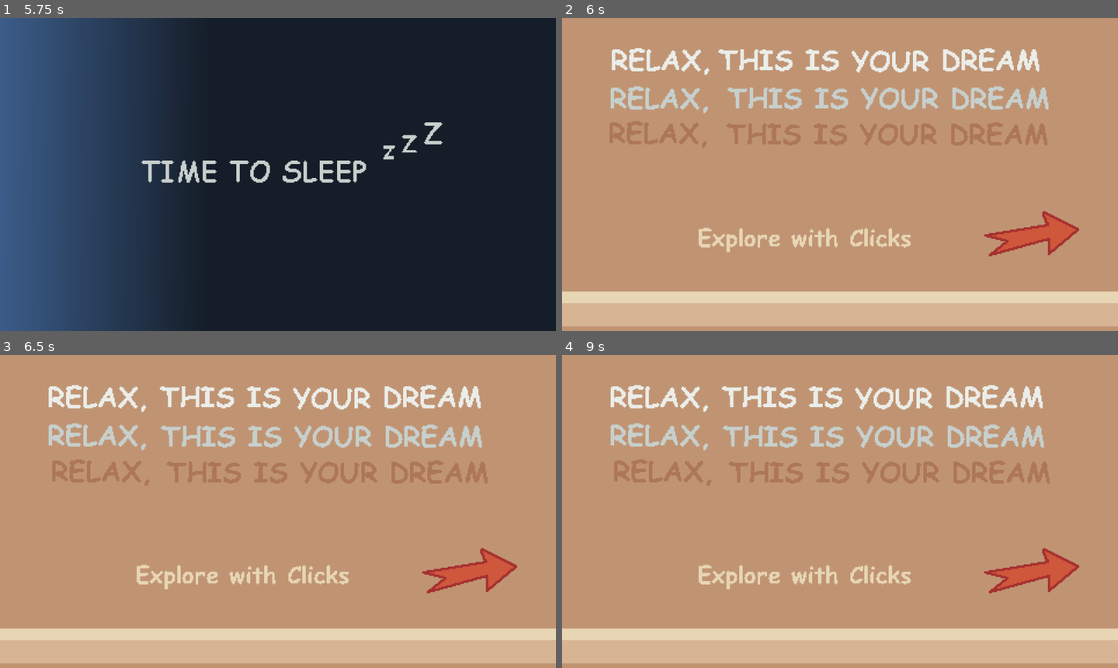
Above: before the commit, frames 1-4 (two rows, left to right).
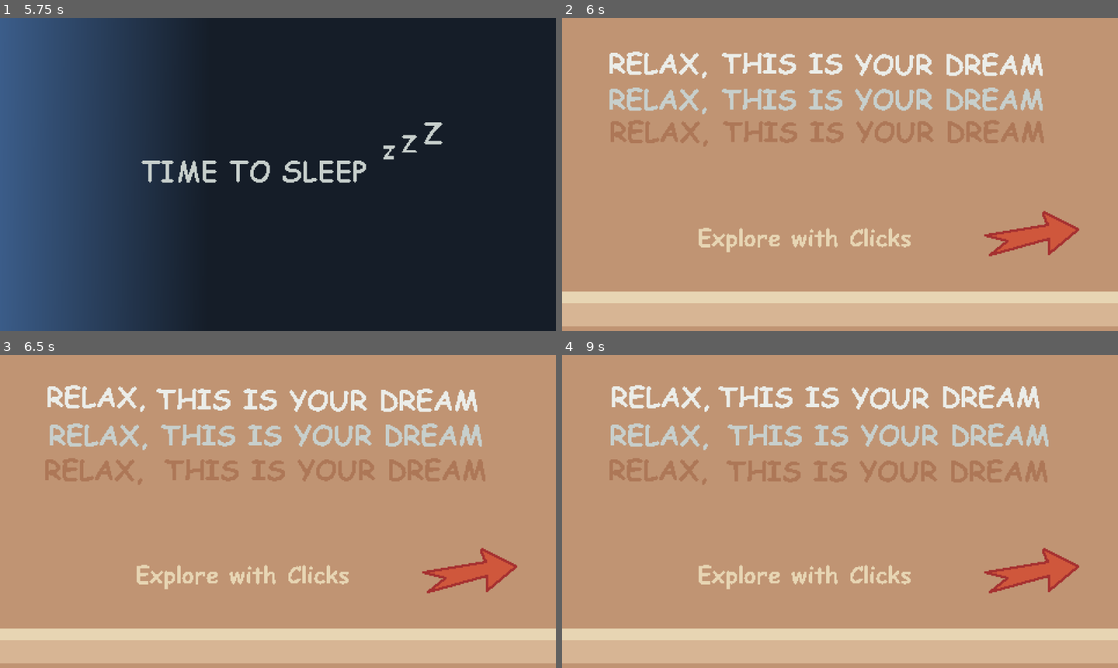
Above: after the commit, the same moments.

Repository: yjin910517/the-comfort-zone
Game: Godot game, scene res://Scenes/Main.tscn
Same seed, same stepped clock (60 frames per second), same inputs: the game is played once before the commit and once after it.
Inputs (mouse positions are in pixels of both pictures, inside the frame that each line leads up to):
- Up to frame 1 (5.75 s): move the mouse to (400, 158) at 0.52 s; hold Right (ui_right) 0.53-1.28 s; click (400, 158) at 0.67 s; tap Enter at 1.25 s; move the mouse to (166, 190) at 1.27 s; hold Down (ui_down) 1.28-2.03 s; move the mouse to (333, 105) at 2.02 s; hold Right (ui_right) 2.03-2.78 s; move the mouse to (250, 237) at 2.77 s; hold Up (ui_up) 2.78-3.53 s; click (250, 237) at 2.92 s; move the mouse to (444, 221) at 3.52 s; hold Left (ui_left) 3.53-5.03 s; move the mouse to (111, 127) at 4.27 s; move the mouse to (305, 174) at 5.02 s; hold Down (ui_down) from 5.03 s (still down); click (305, 174) at 5.17 s
- Up to frame 2 (6 s): tap Space at 5.75 s; move the mouse to (756, 96) at 5.77 s; release Down (ui_down) at 5.78 s; hold Right (ui_right) from 5.78 s (still down)
- Up to frame 3 (6.5 s): keep holding Right (ui_right)
- Up to frame 4 (9 s): move the mouse to (962, 495) at 6.52 s; release Right (ui_right) at 6.53 s; hold Up (ui_up) 6.53-7.25 s; click (1029, 570) at 7.25 s; move the mouse to (728, 527) at 8.02 s; hold Right (ui_right) 8.03-8.75 s; click (728, 527) at 8.17 s; click (600, 599) at 8.75 s

Frame 1 is identical in both runs. In frame 2, 7.8% of the frame differs, in the area x 8-88%, y 9-42%; in frame 3, 5.6%; in frame 4, 6.2%.

Commit message:
fixed the randomization issue and improved more ux details

Diff:
--- a/godot-project/Scenes/SpawnRoom.tscn
+++ b/godot-project/Scenes/SpawnRoom.tscn
@@ -54,7 +54,7 @@
 }],
 "loop": true,
 "name": &"spawn",
-"speed": 3.0
+"speed": 2.0
 }, {
 "frames": [{
 "duration": 1.0,
@@ -84,6 +84,21 @@
 "name": &"tutorial",
 "speed": 5.0
 }]
+
+[sub_resource type="Animation" id="Animation_pigab"]
+length = 0.001
+tracks/0/type = "value"
+tracks/0/imported = false
+tracks/0/enabled = true
+tracks/0/path = NodePath(".:modulate")
+tracks/0/interp = 1
+tracks/0/loop_wrap = true
+tracks/0/keys = {
+"times": PackedFloat32Array(0),
+"transitions": PackedFloat32Array(1),
+"update": 0,
+"values": [Color(1, 1, 1, 1)]
+}
 
 [sub_resource type="Animation" id="Animation_u0mtp"]
 resource_name = "fade"
@@ -102,21 +117,6 @@
 "values": [Color(1, 1, 1, 0), Color(1, 1, 1, 1), Color(1, 1, 1, 1), Color(1, 1, 1, 0), Color(1, 1, 1, 0)]
 }
 
-[sub_resource type="Animation" id="Animation_pigab"]
-length = 0.001
-tracks/0/type = "value"
-tracks/0/imported = false
-tracks/0/enabled = true
-tracks/0/path = NodePath(".:modulate")
-tracks/0/interp = 1
-tracks/0/loop_wrap = true
-tracks/0/keys = {
-"times": PackedFloat32Array(0),
-"transitions": PackedFloat32Array(1),
-"update": 0,
-"values": [Color(1, 1, 1, 1)]
-}
-
 [sub_resource type="AnimationLibrary" id="AnimationLibrary_0335c"]
 _data = {
 "RESET": SubResource("Animation_pigab"),
--- a/godot-project/Scripts/cliff_room.gd
+++ b/godot-project/Scripts/cliff_room.gd
@@ -83,9 +83,12 @@
 
 	# stop and choose result
 	flip_icon.stop()
-	var rng = RandomNumberGenerator.new()
-	rng.randomize()
-	var result_frame = rng.randi_range(0, 1)
+	var random_f = randf()
+	var result_frame
+	if random_f <= 0.5:
+		result_frame = 0
+	else:
+		result_frame = 1
 	flip_icon.frame = result_frame
 	flip_text.frame = result_frame
 	flip_text.show()
--- a/godot-project/Scripts/door.gd
+++ b/godot-project/Scripts/door.gd
@@ -6,6 +6,7 @@
 
 @onready var sprite = $Sprite2D
 @onready var click_detect = $Sprite2D/ClickDetect
+@onready var anime = $AnimationPlayer
 
 
 var outcome
@@ -15,6 +16,9 @@
 func _ready() -> void:
 
 	click_detect.connect("gui_input", Callable(self, "_on_door_gui_input"))
+
+	var start_pt = randf() * 2
+	anime.seek(start_pt, true)
 
 
 
--- a/godot-project/Scripts/finale.gd
+++ b/godot-project/Scripts/finale.gd
@@ -12,9 +12,6 @@
 
 	token.hide()
 
-	# test
-	start_finale_scene()
-
 
 func start_finale_scene():
 	dialogue_box.start_dialogue()
--- a/godot-project/Scripts/locker_room.gd
+++ b/godot-project/Scripts/locker_room.gd
@@ -56,7 +56,7 @@
 	[
 		Vector2(46,140),
 		Vector2(236,90),
-		Vector2(400,208),
+		Vector2(400,190),
 		Vector2(580,120),
 		Vector2(760,170)
 	]
--- a/godot-project/Scripts/main.gd
+++ b/godot-project/Scripts/main.gd
@@ -89,6 +89,9 @@
 	finale_room.hide()
 	wakeup_scene.hide()
 
+	# randomize once for the whole game session
+	randomize()
+
 
 func _on_token_delivered(room_name):
 	token_collection[room_name] += 1
--- a/godot-project/project.godot
+++ b/godot-project/project.godot
@@ -10,7 +10,7 @@
 
 [application]
 
-config/name="The Comfort Zone"
+config/name="The Dreamers Echo"
 run/main_scene="res://Scenes/Main.tscn"
 config/features=PackedStringArray("4.3", "Forward Plus")
 config/icon="res://icon.svg"
Not shown, added: godot-project/export_presets.cfg
Not shown, added: godot-project/For Upload/the_dreamers_echo_v0.1.zip
Not shown, added: godot-project/For Upload/the_dreamers_echo_v0.2.zip
